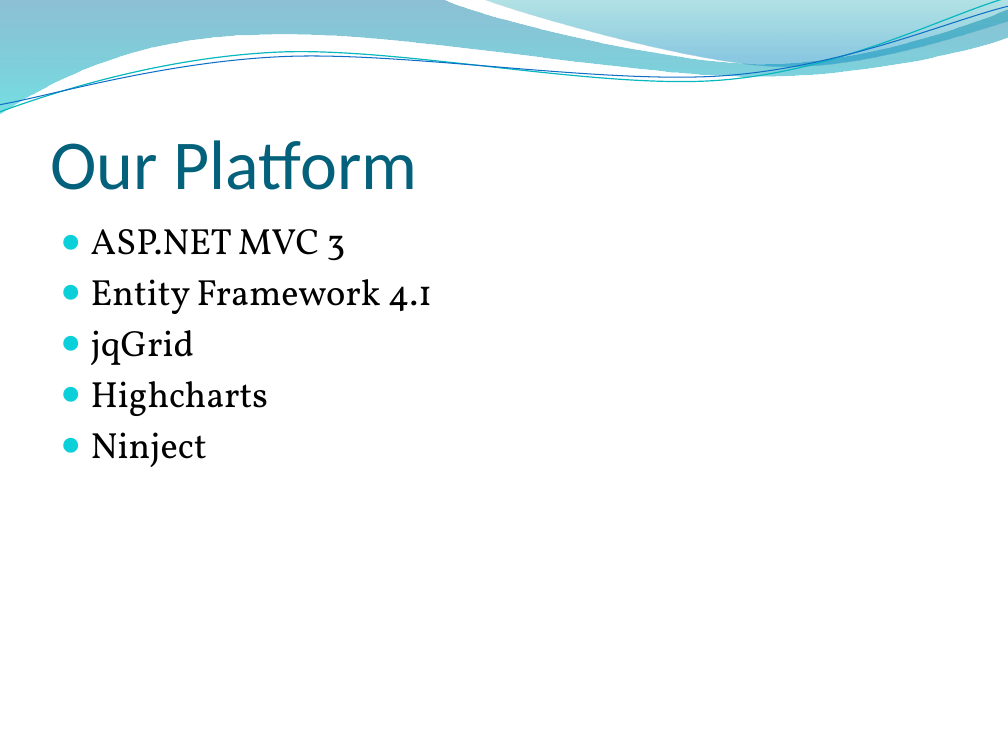
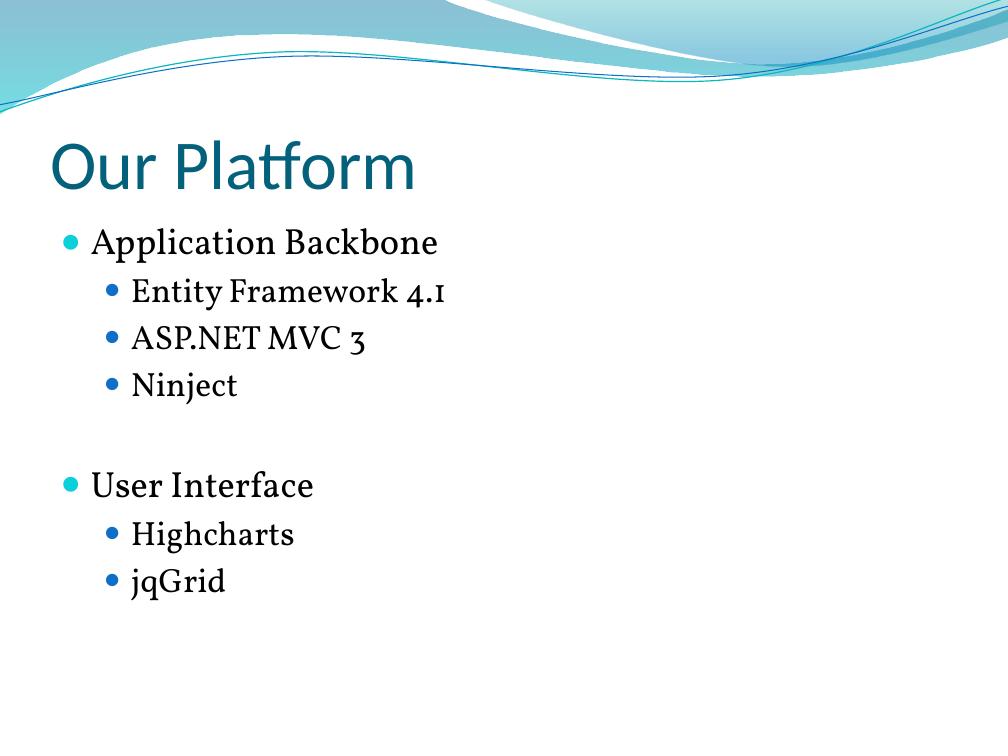
Before and after one commit to Wiles/asql_project, a slide deck: slide 3 of Presentation.pptx. Drawn at 1008x756 pixels with LibreOffice and Linux fonts; fonts in the diff are those of the drawing; background and template pictures are left out. Boxes give left, top, right and bottom in pixels: in the first picture for what was removed or moved away, otherwise in the second. Text is boxed around its words. In the diff, an @@ line names an element or a change of style, - is before the commit and + after.

```diff
--- a/Presentation.pptx
+++ b/Presentation.pptx
@@ text at <box>91,228,446,311</box>: paragraphs added @@
+● Application Backbone
+  ● Entity Framework 4.1
@@ text at <box>131,326,366,601</box>: size 26 to 24 pt in "ASP.NET MVC 3", "jqGrid"; list level 1 to 2 in "ASP.NET MVC 3"; bullet colour #0BD0D9 to #0F6FC6; list level 1 to 2 in "jqGrid" @@
@@ text at <box>91,372,314,554</box>: text changed; size 26 to 24 pt @@
-● Entity Framework 4.1
+  ● Ninject
+● User Interface
+  ● Highcharts
@@ text at <box>91,381,268,467</box>: paragraphs removed @@
-● Highcharts
-● Ninject
```
Also in this commit, not shown: 1 other slide changed, 1 slide added.
